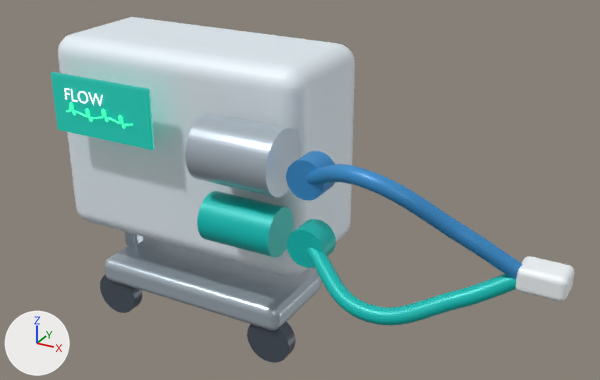
The glTF model public/models/ventilator.glb: old version first, new version second.
Camera for both pictures: a 50 mm camera at (2.44, -3.75, 1.8) aimed at (0.45, -0.12, -0.02). Lighting does not change. The marker at lower left points along +X, +Y and +Z. The picture after the commit comes second. Where no turn or scale is listed for an object, it has been applied to the vertices. Vertices at exactly the same position are counted once.

In view in the first picture: 'exp valve', 'expiratory inlet coupler', 'expiratory limb', 'flow turbine', 'inspiratory limb', 'inspiratory outlet coupler', 'patient y piece', 'rolling base', 'vent display', 'ventilator body', 'wheel left', 'wheel right' and 3 more.
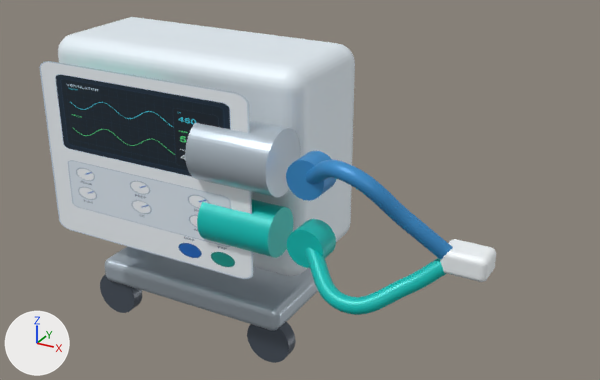
Location of each change, (x1, y1, x2, y2) in pixels of the pictures (600 x 380 px):
'photo-real ventilator front', added: after (40, 61, 253, 279)
'inspiratory limb', reshaped (31% narrower, 14% shorter): before (306, 164, 522, 279); after (305, 160, 453, 259)
'expiratory limb', reshaped (33% narrower, 13% shorter): before (306, 248, 516, 325); after (305, 248, 446, 315)
'patient y piece', moved: before (515, 256, 574, 302); after (440, 239, 496, 282)

The change in detail:
Picture 'ventilator-front' (img_ventilator_front) is new.
Material 'photo-real ventilator front material' (mat_photo_real_ventilator_front_material) is new.
Its texture is img_ventilator_front (with its transparency).
Its metallic is 0.02.
Its roughness is 0.34.
Its emission color is (0.00275, 0.00605, 0.00935) (black #091218).
Its emission strength is 1.0.
me_expiratory_limb is used by ob_expiratory_limb; location (0.0, 0.0, 0.0).
me_expiratory_limb had 770 vertices, 1512 faces and spanned x 0.719..1.802, y -0.82..-0.503, z -0.26..0.055.
me_expiratory_limb now has 770 vertices, 1512 faces and spans x 0.715..1.487, y -0.8..-0.504, z -0.26..0.052.
me_expiratory_limb part 1: 770 of 770 vertices moved; they spanned x 0.719..1.802, y -0.82..-0.503, z -0.26..0.055 and now span x 0.715..1.487, y -0.8..-0.504, z -0.26..0.052; mean shift (-0.173, 0.008, 0.0).
me_inspiratory_limb is used by ob_inspiratory_limb; location (0.0, 0.0, 0.0).
me_inspiratory_limb had 770 vertices, 1512 faces and spanned x 0.718..1.804, y -0.803..-0.502, z -0.013..0.461.
me_inspiratory_limb now has 770 vertices, 1512 faces and spans x 0.715..1.489, y -0.783..-0.503, z -0.01..0.462.
me_inspiratory_limb part 2: 770 of 770 vertices moved; they spanned x 0.718..1.804, y -0.803..-0.502, z -0.013..0.461 and now span x 0.715..1.489, y -0.783..-0.503, z -0.01..0.462; mean shift (-0.166, 0.008, -0.001).
Mesh me_plane_003 is new.
It has 4 vertices, 2 faces and spans x -0.74..0.74, y 0.0, z -0.54..0.54.
It uses material mat_photo_real_ventilator_front_material (picture img_ventilator_front).
Object 'patient y piece' (ob_patient_y_piece) moves from (1.86, -0.52, 0.02) to (1.52, -0.52, 0.02).
Object 'photo-real ventilator front' (ob_photo_real_ventilator_front) is new; it shows me_plane_003.
Its location is (-0.24, -0.585, 0.14).
